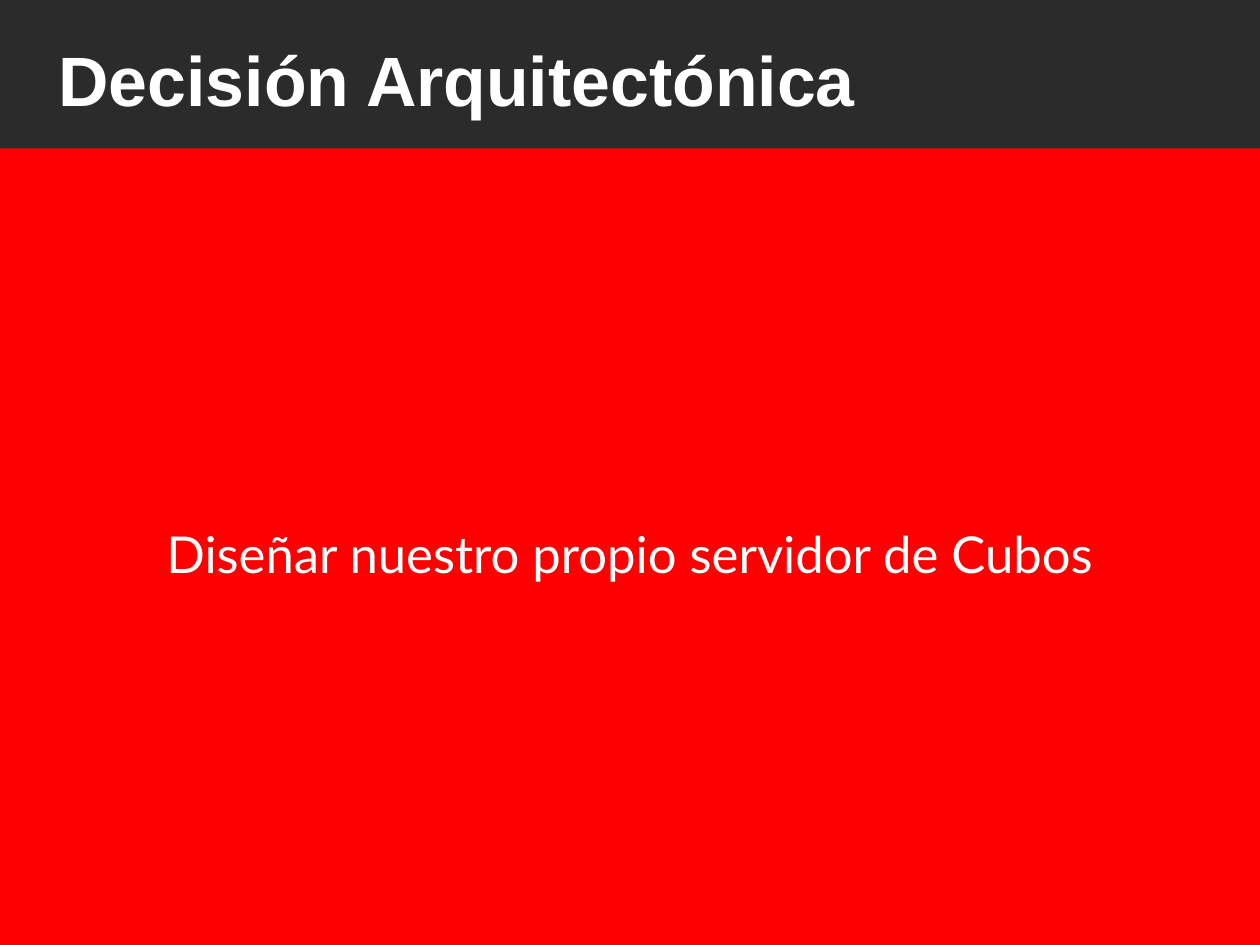
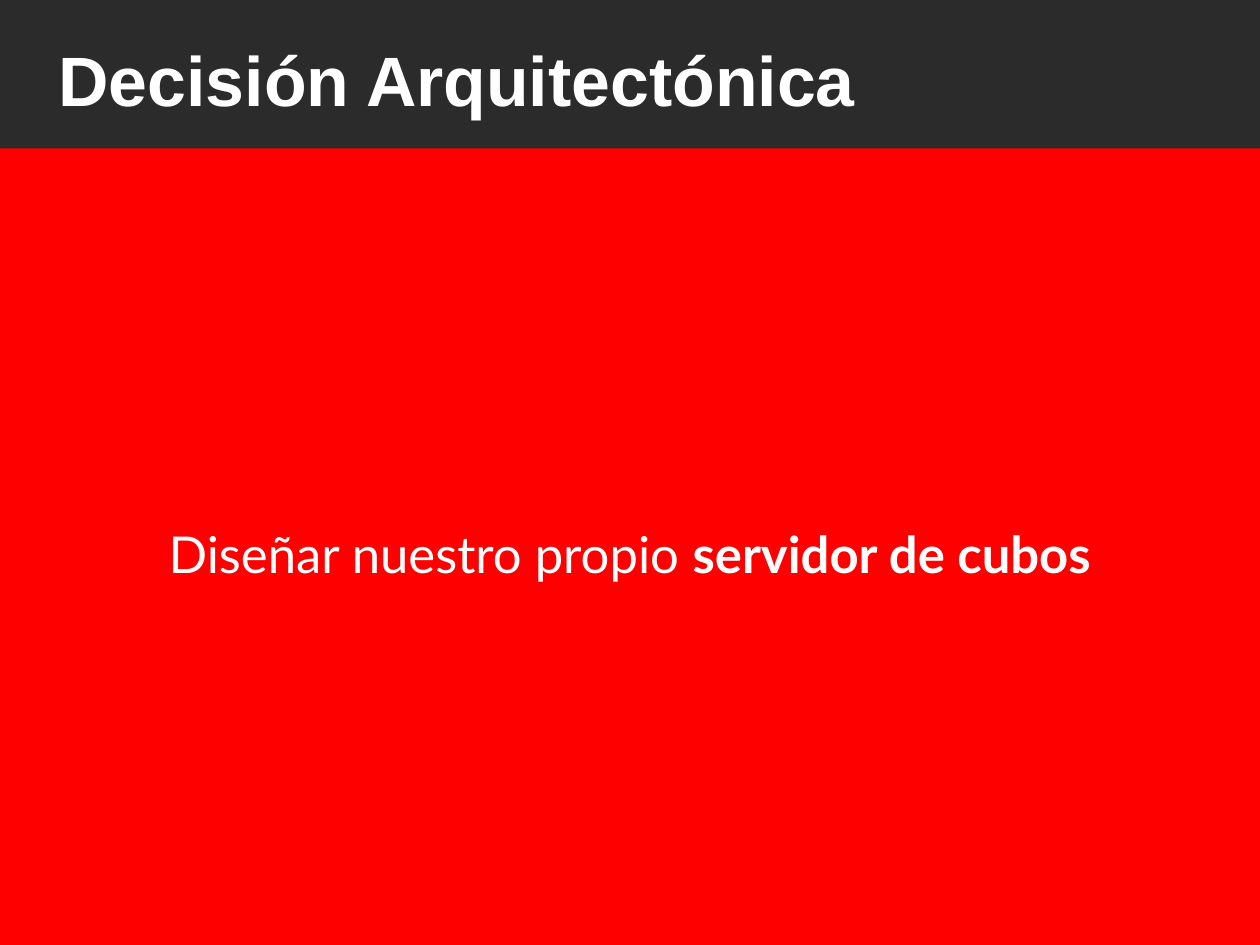
Before and after one commit to ervin45/proyectofinal, a slide deck: slide 27 of doc/material_para_la_catedra/presentacion_final/presentacion_final.odp (slide 26 before the commit). Drawn at 1260x945 pixels with LibreOffice and Linux fonts; fonts in the diff are those of the drawing; background and template pictures are left out; a plain dark background stands for a picture behind light text. Boxes give left, top, right and bottom in pixels: in the first picture for what was removed or moved away, otherwise in the second. Text is boxed around its words. In the diff, an @@ line names an element or a change of style, - is before the commit and + after.

```diff
--- a/doc/material_para_la_catedra/presentacion_final/presentacion_final.odp
+++ b/doc/material_para_la_catedra/presentacion_final/presentacion_final.odp
@@ text in rectangle at [169, 535, 1090, 582]: text changed @@
-Diseñar nuestro propio servidor de Cubos
+Diseñar nuestro propio servidor de cubos
```
Also in this commit, not shown: 21 other slides changed, 7 slides added, 5 slides removed, 2 other files.
